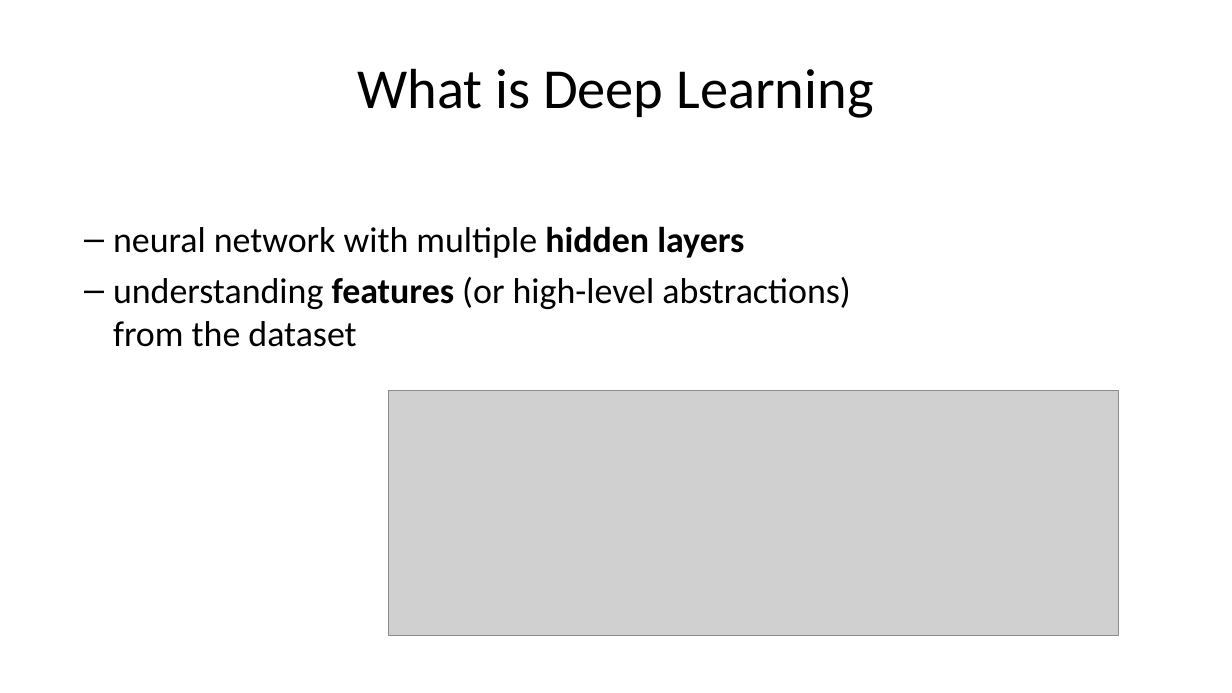
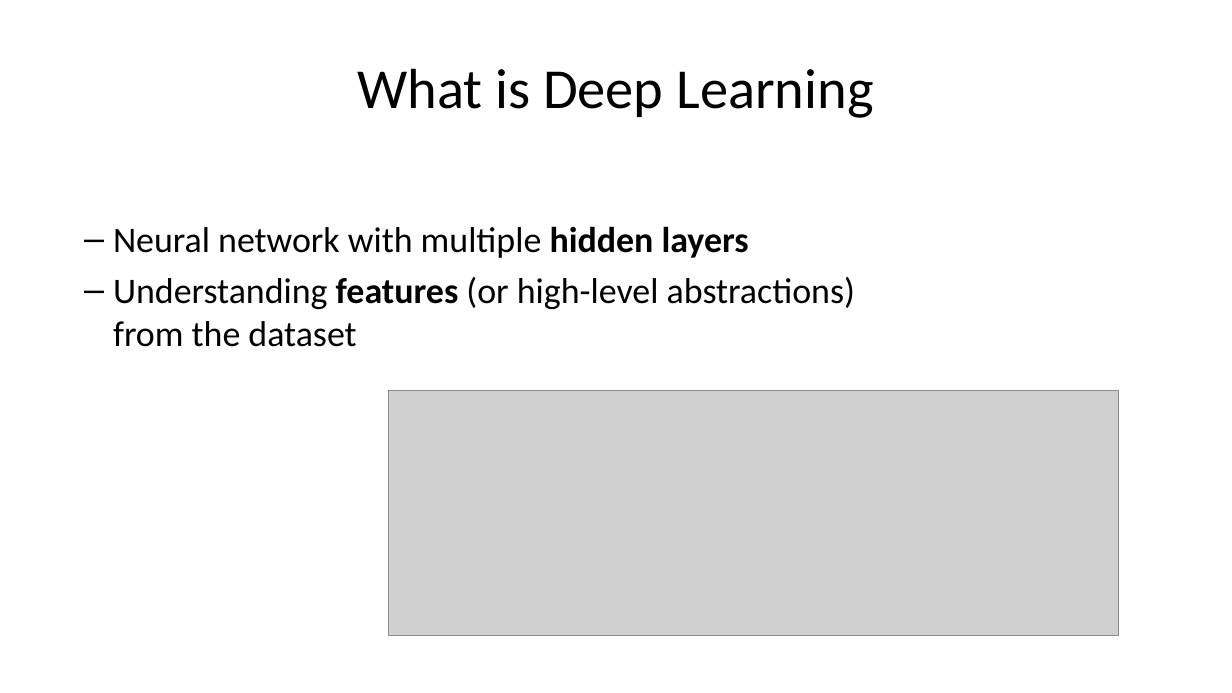
Before and after one commit to maxrousseau/dl-anesthesia, a slide deck: slide 4 of presentation/deep_learning_crash_course.pptx. Drawn at 1232x693 pixels with LibreOffice and Linux fonts; fonts in the diff are those of the drawing; grey boxes stand for pictures. Boxes give left, top, right and bottom in pixels: in the first picture for what was removed or moved away, otherwise in the second. Text is boxed around its words. In the diff, an @@ line names an element or a change of style, - is before the commit and + after.

```diff
--- a/presentation/deep_learning_crash_course.pptx
+++ b/presentation/deep_learning_crash_course.pptx
@@ text at [113,226,855,347]: text changed @@
-  – neural network with multiple hidden layers
-  – understanding features (or high-level abstractions) from the dataset
+  – Neural network with multiple hidden layers
+  – Understanding features (or high-level abstractions) from the dataset
```
Also in this commit, not shown: 3 other slides changed, 1 other file.
